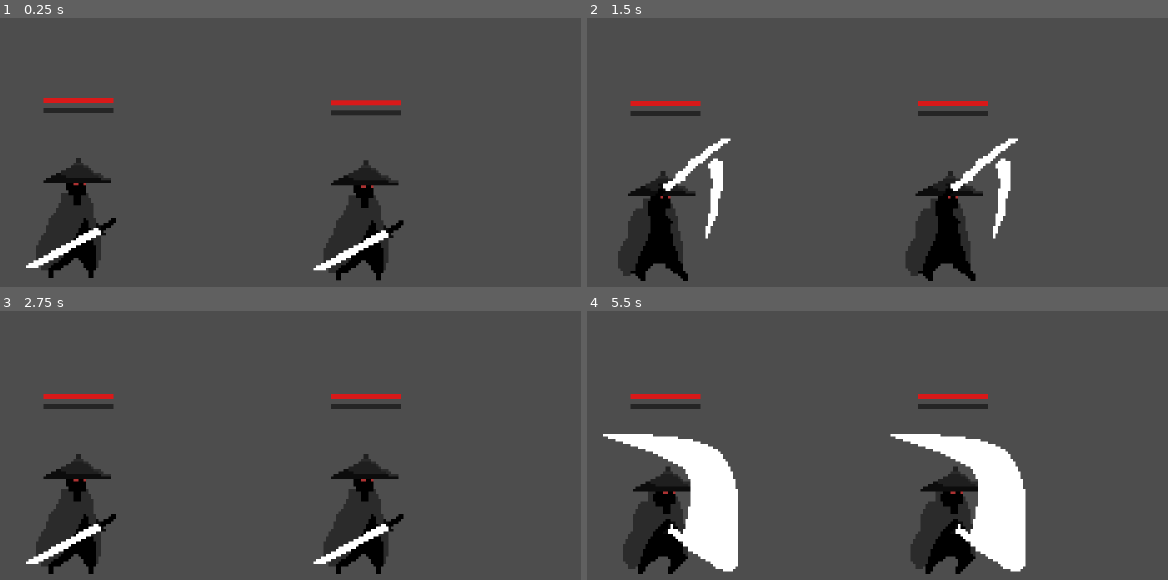
Above: before the commit, frames 1-4 (two rows, left to right).
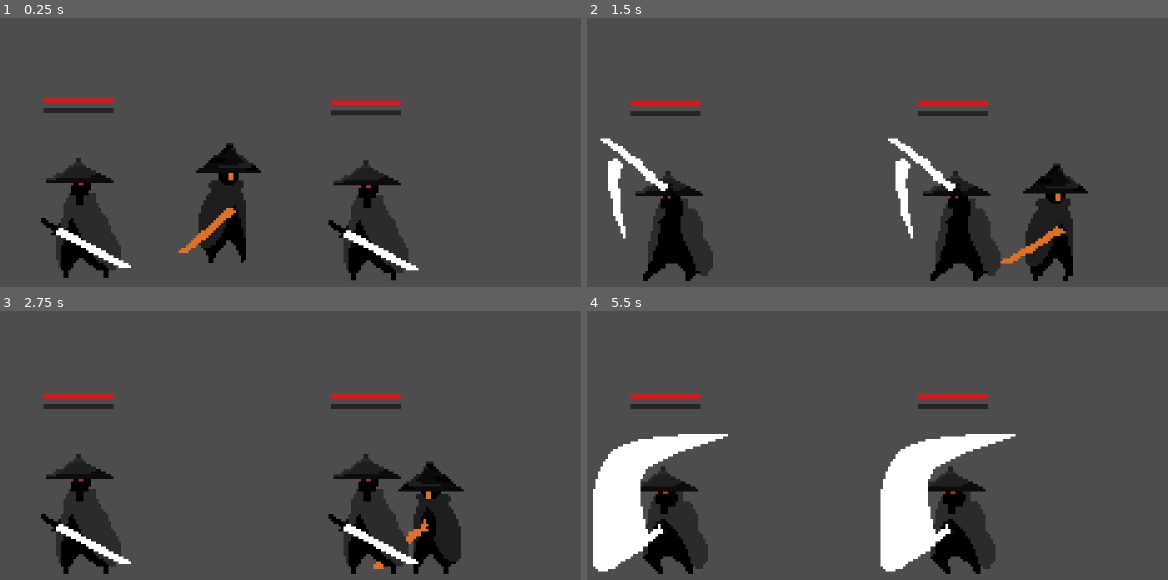
Above: after the commit, the same moments.

Repository: phanthakandt/asura-game
Game: Godot game, scene res://scenes/levels/level_01.tscn
The game is run twice, just before and just after one commit, with the same random seed, the same clock (stepped at 60 frames per second) and the same inputs.
Inputs:
- Up to frame 1 (0.25 s): no input
- Up to frame 2 (1.5 s): tap Enter (ui_accept) at 0.5, 0.77 s; hold Right (ui_right) from 0.53 s (still down); tap Z (attack) at 0.6, 1.35 s
- Up to frame 3 (2.75 s): tap Enter (ui_accept) at 1.52 s; release Right (ui_right) at 2.03 s; hold Left (ui_left) from 2.03 s (still down); tap X (deflect) at 2.1 s; tap Z (attack) at 2.3 s
- Up to frame 4 (5.5 s): release Left (ui_left) at 2.78 s; hold Right (ui_right) 2.78-4.28 s; tap Alt (walk) at 2.85 s; tap Enter (ui_accept) at 3.02, 3.77, 4.25, 4.52 s; tap Z (attack) at 3.05, 3.6, 4.35, 5.3 s; hold Left (ui_left) 4.28-5.03 s; hold Right (ui_right) from 5.03 s (still down); tap X (deflect) at 5.1 s

The runs differ from the first frame. In frame 1, 7.8% of the frame differs, in the area x 4-73%, y 46-98%; in frame 2, 13%; in frame 3, 7.6%; in frame 4, 18%, in the area x 1-76%, y 45-98%.

Commit message:
อัปเดต animation และ ปรับการฟันของศัตรู

Diff:
--- a/scenes/enemies/enemy.tscn
+++ b/scenes/enemies/enemy.tscn
@@ -93,7 +93,7 @@
 monitorable = false
 
 [node name="CollisionShape2D" type="CollisionShape2D" parent="HitboxAttack" unique_id=1429938404]
-position = Vector2(18, -26)
+position = Vector2(0, -26)
 shape = SubResource("RectangleShape2D_6xk8f")
 debug_color = Color(0.52855283, 0.5720146, 1.347661e-06, 0.41960785)
 
--- a/scenes/player/player.tscn
+++ b/scenes/player/player.tscn
@@ -1,25 +1,133 @@
 [gd_scene format=3 uid="uid://chun2anarvixg"]
 
 [ext_resource type="Script" uid="uid://d08fy8l8planv" path="res://scripts/player.gd" id="1_8afob"]
+[ext_resource type="Texture2D" uid="uid://0q8x00vmiime" path="res://assets/sprites/samuri-1.png" id="2_dovo2"]
 
 [sub_resource type="CapsuleShape2D" id="CapsuleShape2D_x7p2l"]
+radius = 2.0
+height = 18.0
 
 [sub_resource type="RectangleShape2D" id="RectangleShape2D_8afob"]
-size = Vector2(20, 28)
+size = Vector2(20, 36)
 
 [sub_resource type="CapsuleShape2D" id="CapsuleShape2D_8afob"]
+height = 38.0
+
+[sub_resource type="Animation" id="Animation_dovo2"]
+length = 0.001
+tracks/0/type = "value"
+tracks/0/imported = false
+tracks/0/enabled = true
+tracks/0/path = NodePath("Sprite2D:frame")
+tracks/0/interp = 1
+tracks/0/loop_wrap = true
+tracks/0/keys = {
+"times": PackedFloat32Array(0),
+"transitions": PackedFloat32Array(1),
+"update": 1,
+"values": [0]
+}
+
+[sub_resource type="Animation" id="Animation_gmlin"]
+resource_name = "idle"
+loop_mode = 1
+step = 0.5
+tracks/0/type = "value"
+tracks/0/imported = false
+tracks/0/enabled = true
+tracks/0/path = NodePath("Sprite2D:frame")
+tracks/0/interp = 1
+tracks/0/loop_wrap = true
+tracks/0/keys = {
+"times": PackedFloat32Array(0, 0.5),
+"transitions": PackedFloat32Array(1, 1),
+"update": 1,
+"values": [0, 1]
+}
+
+[sub_resource type="Animation" id="Animation_lvxji"]
+resource_name = "slash_1"
+length = 0.5
+step = 0.07
+tracks/0/type = "value"
+tracks/0/imported = false
+tracks/0/enabled = true
+tracks/0/path = NodePath("Sprite2D:frame")
+tracks/0/interp = 1
+tracks/0/loop_wrap = true
+tracks/0/keys = {
+"times": PackedFloat32Array(0, 0.07, 0.14, 0.21000001, 0.28, 0.35, 0.42000002),
+"transitions": PackedFloat32Array(1, 1, 1, 1, 1, 1, 1),
+"update": 1,
+"values": [0, 1, 2, 3, 4, 5, 6]
+}
+tracks/1/type = "method"
+tracks/1/imported = false
+tracks/1/enabled = true
+tracks/1/path = NodePath(".")
+tracks/1/interp = 1
+tracks/1/loop_wrap = true
+tracks/1/keys = {
+"times": PackedFloat32Array(0.5),
+"transitions": PackedFloat32Array(1),
+"values": [{
+"args": [],
+"method": &"idle"
+}]
+}
+
+[sub_resource type="Animation" id="Animation_p47bc"]
+resource_name = "slash_2"
+length = 0.5
+step = 0.083
+tracks/0/type = "value"
+tracks/0/imported = false
+tracks/0/enabled = true
+tracks/0/path = NodePath("Sprite2D:frame")
+tracks/0/interp = 1
+tracks/0/loop_wrap = true
+tracks/0/keys = {
+"times": PackedFloat32Array(0, 0.083, 0.166, 0.24899998, 0.332),
+"transitions": PackedFloat32Array(1, 1, 1, 1, 1),
+"update": 1,
+"values": [7, 8, 9, 10, 11]
+}
+tracks/1/type = "method"
+tracks/1/imported = false
+tracks/1/enabled = true
+tracks/1/path = NodePath(".")
+tracks/1/interp = 1
+tracks/1/loop_wrap = true
+tracks/1/keys = {
+"times": PackedFloat32Array(0.41666666),
+"transitions": PackedFloat32Array(1),
+"values": [{
+"args": [],
+"method": &"idle"
+}]
+}
+
+[sub_resource type="AnimationLibrary" id="AnimationLibrary_lvxji"]
+_data = {
+&"RESET": SubResource("Animation_dovo2"),
+&"idle": SubResource("Animation_gmlin"),
+&"slash_1": SubResource("Animation_lvxji"),
+&"slash_2": SubResource("Animation_p47bc")
+}
 
 [node name="Player" type="CharacterBody2D" unique_id=379882604 groups=["player"]]
 collision_mask = 42
 script = ExtResource("1_8afob")
 
 [node name="Sprite2D" type="Sprite2D" parent="." unique_id=391645044]
+position = Vector2(0, -32)
+texture = ExtResource("2_dovo2")
+hframes = 13
 
 [node name="CollisionShape2D" type="CollisionShape2D" parent="." unique_id=1883029916]
-position = Vector2(0, -15)
+position = Vector2(0, -2)
+rotation = 1.5707964
 shape = SubResource("CapsuleShape2D_x7p2l")
-
-[node name="AnimationPlayer" type="AnimationPlayer" parent="." unique_id=539105671]
 
 [node name="HitboxAttack" type="Area2D" parent="." unique_id=846756877]
 position = Vector2(17, -15)
@@ -29,6 +137,7 @@
 monitorable = false
 
 [node name="CollisionShape2D" type="CollisionShape2D" parent="HitboxAttack" unique_id=1648345726]
+position = Vector2(1, -5)
 shape = SubResource("RectangleShape2D_8afob")
 debug_color = Color(0.8214412, 0.1884551, 0.3315316, 0.41960785)
 
@@ -38,5 +147,9 @@
 collision_mask = 8
 
 [node name="CollisionShape2D" type="CollisionShape2D" parent="Hurtbox" unique_id=1016543526]
+position = Vector2(0, -5)
 shape = SubResource("CapsuleShape2D_8afob")
 debug_color = Color(0, 0.6438727, 0.29772782, 0.41960785)
+
+[node name="AnimationPlayer" type="AnimationPlayer" parent="." unique_id=781344226]
+libraries/ = SubResource("AnimationLibrary_lvxji")
--- a/scripts/enemy.gd
+++ b/scripts/enemy.gd
@@ -3,6 +3,7 @@
 # --- stats ---
 const MAX_HP = 100
 const GRAVITY = 800.0
+@export var fliph: bool = true
 
 var hp: int   = MAX_HP
 var max_posture: float = 100.0
@@ -20,18 +21,23 @@
 var attack_active_timer: float = 0.0
 var is_attacking: bool = false
 var in_parry_window: bool = false  # ← ใหม่
+const HITBOX_OFFSET_X = 0.0  # Keep hitbox origin centered; shape handles sword reach
 
 @onready var hurtbox = $Hurtbox
 @onready var hitbox = $HitboxAttack   # ← ต้องเพิ่มใน scene
+@onready var hitbox_shape = hitbox.get_node("CollisionShape2D")
 @onready var animation = $AnimationPlayer
 @onready var sprite = $Sprite2D
 @onready var health_fill = $StatusBars/HealthFill
 @onready var posture_fill = $StatusBars/PostureFill
 
 const BAR_WIDTH = 28.0
+const HITBOX_SHAPE_OFFSET_X = 18.0  # Local shape offset when facing right
 
 func _ready() -> void:
-	animation.play("idle")
+	sprite.flip_h = fliph
+
+	idle()
 	# รับสัญญาณเมื่อ player hitbox ชน hurtbox
 	hurtbox.area_entered.connect(_on_hit)
 	hitbox.monitoring  = false
@@ -56,6 +62,10 @@
 		if is_attacking:
 			_end_attack()
 		return
+
+	var facing := -1.0 if sprite.flip_h else 1.0
+	hitbox.position = Vector2.ZERO
+	hitbox_shape.position.x = HITBOX_SHAPE_OFFSET_X * facing
 
 	if is_attacking:
 		attack_active_timer -= delta
@@ -88,7 +98,7 @@
 	# ใช้ set_deferred เพราะอาจถูกเรียกระหว่าง area_entered signal กำลัง flush อยู่
 	hitbox.set_deferred("monitoring", false)
 	hitbox.set_deferred("monitorable", false)
-	animation.play("idle")
+	idle()
 
 func _on_hit(area: Area2D) -> void:
 	if is_dead or not area.get_parent().is_in_group("player"):
@@ -149,3 +159,6 @@
 
 func _update_posture_bar() -> void:
 	posture_fill.size.x = BAR_WIDTH * (min(posture, max_posture) / max_posture)
+
+func idle() -> void:
+	animation.play("idle")
--- a/scripts/player.gd
+++ b/scripts/player.gd
@@ -28,11 +28,13 @@
 @onready var hitbox = $HitboxAttack
 @onready var hurtbox = $Hurtbox
 @onready var sprite = $Sprite2D
+@onready var animation = $AnimationPlayer
 
 func _ready() -> void:
 	hitbox.monitoring  = false
 	hitbox.monitorable = false
 	hurtbox.area_entered.connect(_on_hurtbox_hit)
+	idle()
 
 func _physics_process(delta: float) -> void:
 	_handle_gravity(delta)
@@ -76,7 +78,7 @@
 				_trigger_focus_lock()
 		else:
 			samadhi = max(samadhi - SAMADHI_DRAIN_RATE * delta, 0.0)
-		is_focused = samadhi >= 100.0
+			is_focused = samadhi >= 100.0
 
 func _trigger_focus_lock() -> void:
 	samadhi_locked = true
@@ -93,6 +95,10 @@
 
 		var facing := -1.0 if sprite.flip_h else 1.0
 		hitbox.position.x = abs(hitbox.position.x) * facing
+
+		# Random slash animation
+		var slash_anim = "slash_1" if randf() < 0.5 else "slash_2"
+		animation.play(slash_anim)
 		print("ฟัน!")
 
 	if is_attacking:
@@ -139,3 +145,6 @@
 		print("FOCUSED DEFLECT!")
 	else:
 		enemy.receive_deflect(is_perfect)
+
+func idle() -> void:
+	animation.play("idle")
Binary file added: assets/sprites/samuri-1.png
Not shown, added: assets/sprites/samuri-1.png.import
Not shown, changed: CLAUDE.md
